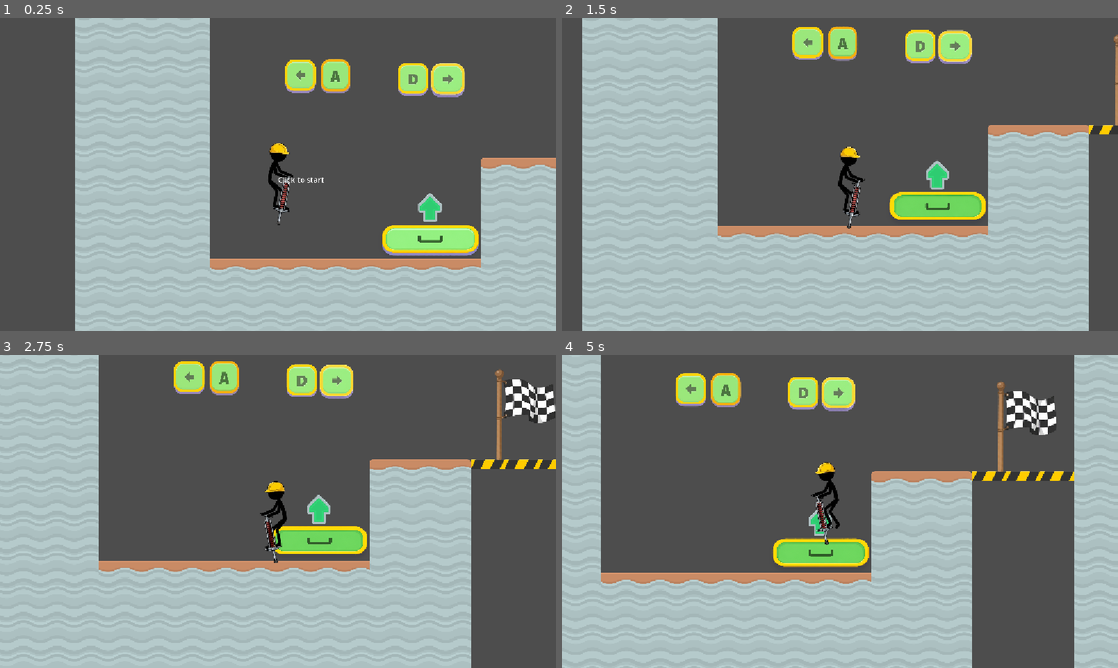
Above: before the commit, frames 1-4 (two rows, left to right).
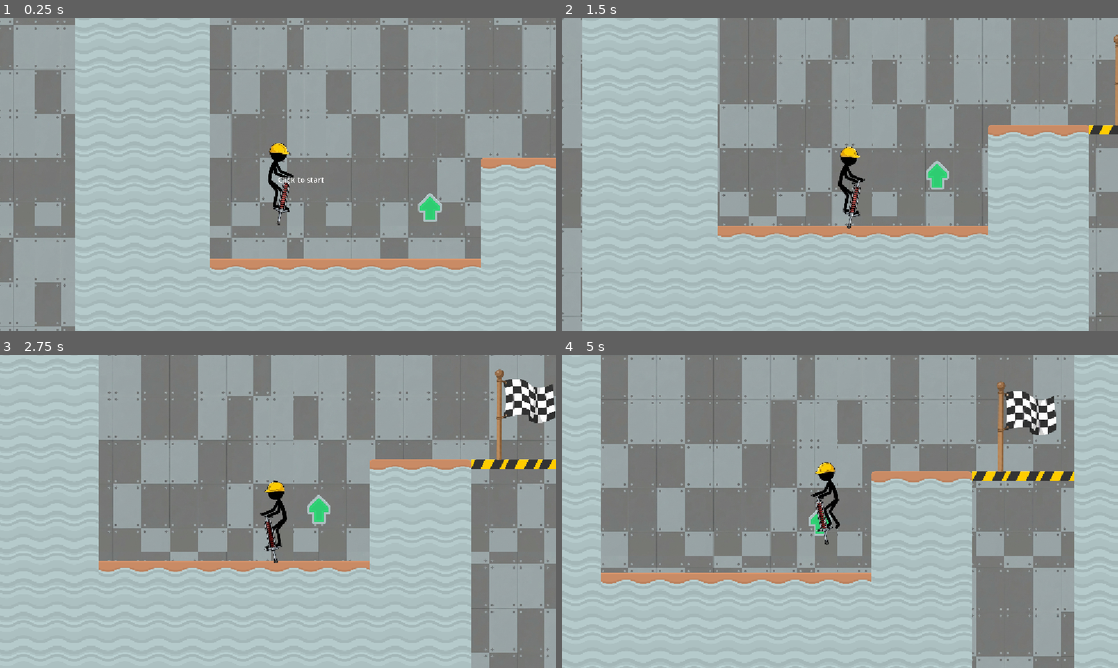
Above: after the commit, the same moments.

Repository: Ricardo646-lab/PogoPat
Game: Godot game, scene res://Scenes/Level1.tscn
Two runs of this game, one before a commit and one after it. Both use one fixed random seed, a clock stepped at 60 frames per second and the inputs below.
Inputs (mouse positions are in pixels of both pictures, inside the frame that each line leads up to):
- Up to frame 1 (0.25 s): no input
- Up to frame 2 (1.5 s): tap Enter at 0.5 s; move the mouse to (962, 158) at 0.52 s; hold D (move_right) from 0.53 s (still down); click (962, 158) at 0.67 s; tap Space (charge_jump) at 0.77 s; move the mouse to (728, 190) at 1.27 s
- Up to frame 3 (2.75 s): tap Space (charge_jump) at 1.52 s; move the mouse to (333, 442) at 2.02 s; release D (move_right) at 2.03 s; hold A (move_left) from 2.03 s (still down)
- Up to frame 4 (5 s): move the mouse to (812, 574) at 2.77 s; release A (move_left) at 2.78 s; hold D (move_right) 2.78-4.28 s; click (812, 574) at 2.92 s; tap Space (charge_jump) at 3.02, 3.77, 4.52 s; move the mouse to (1006, 558) at 3.52 s; move the mouse to (673, 464) at 4.27 s; hold A (move_left) from 4.28 s (still down)

The runs differ from the first frame. In frame 1, 56% of the frame differs, in the area x 0-100%, y 0-100%; in frame 2, 46%; in frame 3, 51%; in frame 4, 56%, in the area x 7-93%, y 0-100%.

Commit message:
Added Moving WallBackground
Added that the background wall is moving a little bit with the camera when the player is moving.

Diff:
--- a/Scenes/Level1.tscn
+++ b/Scenes/Level1.tscn
@@ -14,6 +14,7 @@
 [ext_resource type="Texture2D" uid="uid://b1tm7r4lv8v0a" path="res://Sprites/space_pressed_no_purple.png" id="9_06um6"]
 [ext_resource type="Texture2D" uid="uid://cim4aa6148wjn" path="res://Sprites/ArrowLeft.png" id="11_ubfni"]
 [ext_resource type="Texture2D" uid="uid://pwfjvyrar66w" path="res://Sprites/ArrowRight.png" id="12_ug0sv"]
+[ext_resource type="Texture2D" uid="uid://cwsdbux736q7c" path="res://Sprites/WallBackground.jpg" id="15_ubfni"]
 
 [sub_resource type="TileSetAtlasSource" id="TileSetAtlasSource_dyi31"]
 texture = ExtResource("1_joc8x")
@@ -715,4 +716,13 @@
 sprite_frames = SubResource("SpriteFrames_06um6")
 autoplay = "default"
 
+[node name="Background" type="Parallax2D" parent="." unique_id=1421622748]
+z_index = -1
+scroll_scale = Vector2(0.3, 0.3)
+repeat_size = Vector2(1205, 880)
+repeat_times = 4
+
+[node name="WallImage" type="Sprite2D" parent="Background" unique_id=887304749]
+texture = ExtResource("15_ubfni")
+
 [connection signal="body_entered" from="FinishFlag" to="Player" method="_on_finish_button_body_entered"]
--- a/Scenes/Level2.tscn
+++ b/Scenes/Level2.tscn
@@ -8,6 +8,7 @@
 [ext_resource type="Texture2D" uid="uid://cs8s4sxwuwf8c" path="res://Sprites/buttonjump1.png" id="6_70df5"]
 [ext_resource type="Texture2D" uid="uid://c82uy32ikc6q5" path="res://Sprites/pausebutton.png" id="7_ejprb"]
 [ext_resource type="Texture2D" uid="uid://bcu3mp8qalj24" path="res://Sprites/FinishFlag.png" id="8_p4u3k"]
+[ext_resource type="Texture2D" uid="uid://cwsdbux736q7c" path="res://Sprites/WallBackground.jpg" id="9_70df5"]
 
 [sub_resource type="TileSetAtlasSource" id="TileSetAtlasSource_dyi31"]
 texture = ExtResource("1_ms0wi")
@@ -660,4 +661,13 @@
 scale = Vector2(1.295164, 1.2225252)
 texture = ExtResource("8_p4u3k")
 
+[node name="Background" type="Parallax2D" parent="." unique_id=784158752]
+z_index = -1
+scroll_scale = Vector2(0.3, 0.3)
+repeat_size = Vector2(1205, 880)
+repeat_times = 4
+
+[node name="WallImage" type="Sprite2D" parent="Background" unique_id=1752218962]
+texture = ExtResource("9_70df5")
+
 [connection signal="body_entered" from="FinishFlag" to="Player" method="_on_finish_button_body_entered"]
--- a/Scenes/Level3.tscn
+++ b/Scenes/Level3.tscn
@@ -8,6 +8,7 @@
 [ext_resource type="Texture2D" uid="uid://cs8s4sxwuwf8c" path="res://Sprites/buttonjump1.png" id="6_p6pjf"]
 [ext_resource type="Texture2D" uid="uid://c82uy32ikc6q5" path="res://Sprites/pausebutton.png" id="7_m7vvj"]
 [ext_resource type="Texture2D" uid="uid://bcu3mp8qalj24" path="res://Sprites/FinishFlag.png" id="8_cp0jt"]
+[ext_resource type="Texture2D" uid="uid://cwsdbux736q7c" path="res://Sprites/WallBackground.jpg" id="9_p6pjf"]
 
 [sub_resource type="TileSetAtlasSource" id="TileSetAtlasSource_dyi31"]
 texture = ExtResource("1_y6vx4")
@@ -660,4 +661,13 @@
 scale = Vector2(1.295164, 1.2225252)
 texture = ExtResource("8_cp0jt")
 
+[node name="Background" type="Parallax2D" parent="." unique_id=1376552]
+z_index = -1
+scroll_scale = Vector2(0.3, 0.3)
+repeat_size = Vector2(1205, 880)
+repeat_times = 4
+
+[node name="WallImage" type="Sprite2D" parent="Background" unique_id=2040473471]
+texture = ExtResource("9_p6pjf")
+
 [connection signal="body_entered" from="FinishFlag" to="Player" method="_on_finish_button_body_entered"]
--- a/Scenes/Level4.tscn
+++ b/Scenes/Level4.tscn
@@ -8,6 +8,7 @@
 [ext_resource type="Texture2D" uid="uid://cs8s4sxwuwf8c" path="res://Sprites/buttonjump1.png" id="6_xgp81"]
 [ext_resource type="Texture2D" uid="uid://c82uy32ikc6q5" path="res://Sprites/pausebutton.png" id="7_nv5kp"]
 [ext_resource type="Texture2D" uid="uid://bcu3mp8qalj24" path="res://Sprites/FinishFlag.png" id="8_6lrky"]
+[ext_resource type="Texture2D" uid="uid://cwsdbux736q7c" path="res://Sprites/WallBackground.jpg" id="9_xgp81"]
 
 [sub_resource type="TileSetAtlasSource" id="TileSetAtlasSource_dyi31"]
 texture = ExtResource("1_fv7k0")
@@ -659,4 +660,13 @@
 scale = Vector2(1.295164, 1.2225252)
 texture = ExtResource("8_6lrky")
 
+[node name="Background" type="Parallax2D" parent="." unique_id=906439975]
+z_index = -1
+scroll_scale = Vector2(0.3, 0.3)
+repeat_size = Vector2(1205, 880)
+repeat_times = 4
+
+[node name="WallImage" type="Sprite2D" parent="Background" unique_id=871616878]
+texture = ExtResource("9_xgp81")
+
 [connection signal="body_entered" from="FinishFlag" to="Player" method="_on_finish_button_body_entered"]
--- a/Scenes/Level5.tscn
+++ b/Scenes/Level5.tscn
@@ -8,6 +8,7 @@
 [ext_resource type="Texture2D" uid="uid://cs8s4sxwuwf8c" path="res://Sprites/buttonjump1.png" id="6_4kscp"]
 [ext_resource type="Texture2D" uid="uid://c82uy32ikc6q5" path="res://Sprites/pausebutton.png" id="7_xnl3v"]
 [ext_resource type="Texture2D" uid="uid://bcu3mp8qalj24" path="res://Sprites/FinishFlag.png" id="8_rbgxu"]
+[ext_resource type="Texture2D" uid="uid://cwsdbux736q7c" path="res://Sprites/WallBackground.jpg" id="9_4kscp"]
 
 [sub_resource type="TileSetAtlasSource" id="TileSetAtlasSource_dyi31"]
 texture = ExtResource("1_hurp7")
@@ -659,4 +660,13 @@
 scale = Vector2(1.295164, 1.2225252)
 texture = ExtResource("8_rbgxu")
 
+[node name="Background" type="Parallax2D" parent="." unique_id=212873458]
+z_index = -1
+scroll_scale = Vector2(0.3, 0.3)
+repeat_size = Vector2(1205, 880)
+repeat_times = 4
+
+[node name="WallImage" type="Sprite2D" parent="Background" unique_id=1751574753]
+texture = ExtResource("9_4kscp")
+
 [connection signal="body_entered" from="FinishFlag" to="Player" method="_on_finish_button_body_entered"]
--- a/Scenes/Level6.tscn
+++ b/Scenes/Level6.tscn
@@ -8,6 +8,7 @@
 [ext_resource type="Texture2D" uid="uid://cs8s4sxwuwf8c" path="res://Sprites/buttonjump1.png" id="6_egu6v"]
 [ext_resource type="Texture2D" uid="uid://c82uy32ikc6q5" path="res://Sprites/pausebutton.png" id="7_ds0xo"]
 [ext_resource type="Texture2D" uid="uid://bcu3mp8qalj24" path="res://Sprites/FinishFlag.png" id="8_sx15a"]
+[ext_resource type="Texture2D" uid="uid://cwsdbux736q7c" path="res://Sprites/WallBackground.jpg" id="9_egu6v"]
 
 [sub_resource type="TileSetAtlasSource" id="TileSetAtlasSource_dyi31"]
 texture = ExtResource("1_1roct")
@@ -675,4 +676,13 @@
 scale = Vector2(1.295164, 1.2225252)
 texture = ExtResource("8_sx15a")
 
+[node name="Background" type="Parallax2D" parent="." unique_id=1437997900]
+z_index = -1
+scroll_scale = Vector2(0.3, 0.3)
+repeat_size = Vector2(1205, 880)
+repeat_times = 4
+
+[node name="WallImage" type="Sprite2D" parent="Background" unique_id=1914658737]
+texture = ExtResource("9_egu6v")
+
 [connection signal="body_entered" from="FinishFlag" to="Player" method="_on_finish_button_body_entered"]
--- a/Scenes/Level7.tscn
+++ b/Scenes/Level7.tscn
@@ -8,6 +8,7 @@
 [ext_resource type="Texture2D" uid="uid://cs8s4sxwuwf8c" path="res://Sprites/buttonjump1.png" id="6_rr44d"]
 [ext_resource type="Texture2D" uid="uid://c82uy32ikc6q5" path="res://Sprites/pausebutton.png" id="7_dvbhf"]
 [ext_resource type="Texture2D" uid="uid://bcu3mp8qalj24" path="res://Sprites/FinishFlag.png" id="8_ru3pw"]
+[ext_resource type="Texture2D" uid="uid://cwsdbux736q7c" path="res://Sprites/WallBackground.jpg" id="9_ie467"]
 
 [sub_resource type="TileSetAtlasSource" id="TileSetAtlasSource_dyi31"]
 texture = ExtResource("3_su3qq")
@@ -659,4 +660,13 @@
 scale = Vector2(1.295164, 1.2225252)
 texture = ExtResource("8_ru3pw")
 
+[node name="Background" type="Parallax2D" parent="." unique_id=2094118316]
+z_index = -1
+scroll_scale = Vector2(0.3, 0.3)
+repeat_size = Vector2(1205, 880)
+repeat_times = 4
+
+[node name="WallImage" type="Sprite2D" parent="Background" unique_id=248597699]
+texture = ExtResource("9_ie467")
+
 [connection signal="body_entered" from="FinishFlag" to="Player" method="_on_finish_button_body_entered"]
Binary file added: Sprites/WallBackground.jpg
Not shown, added: Sprites/WallBackground.jpg.import
